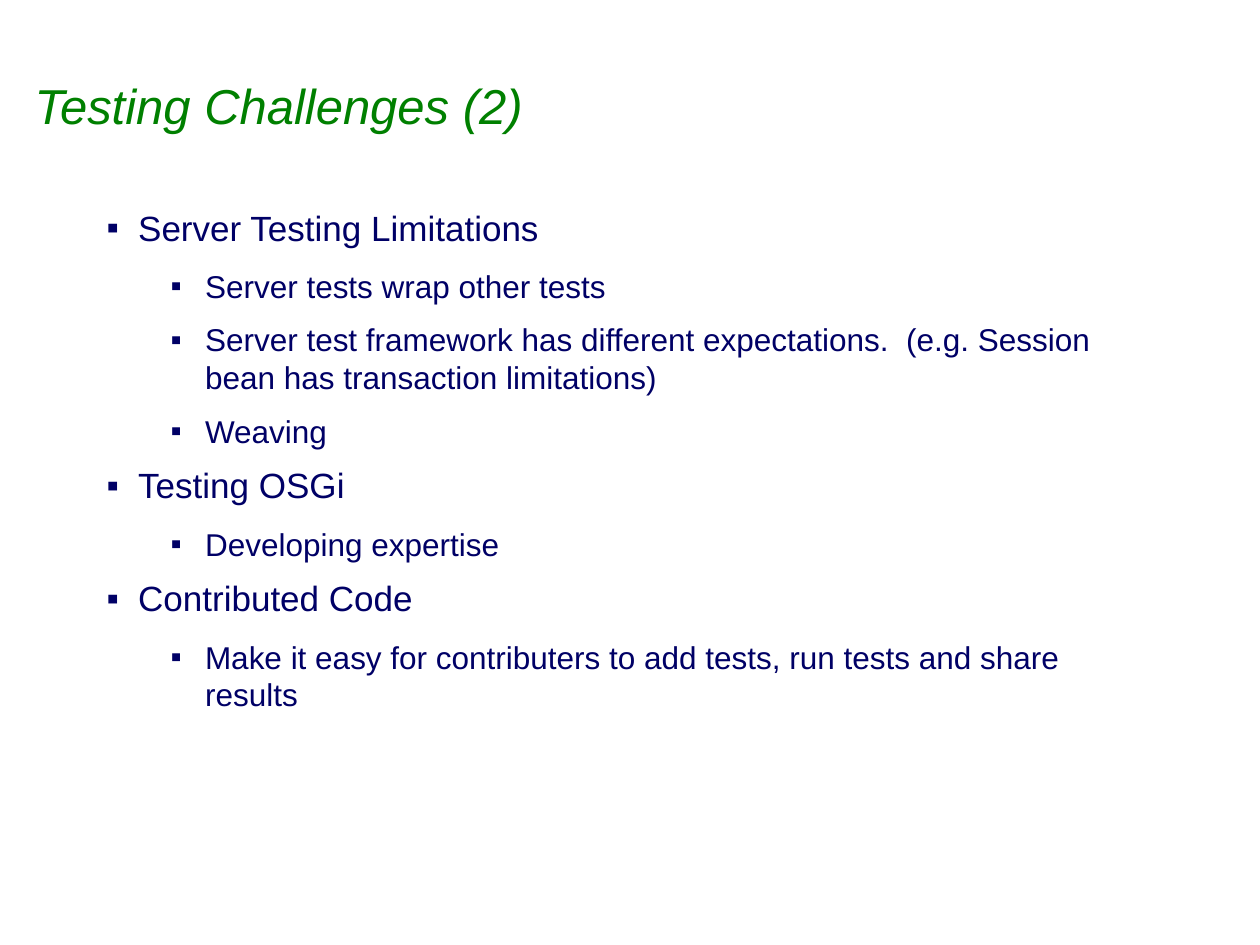
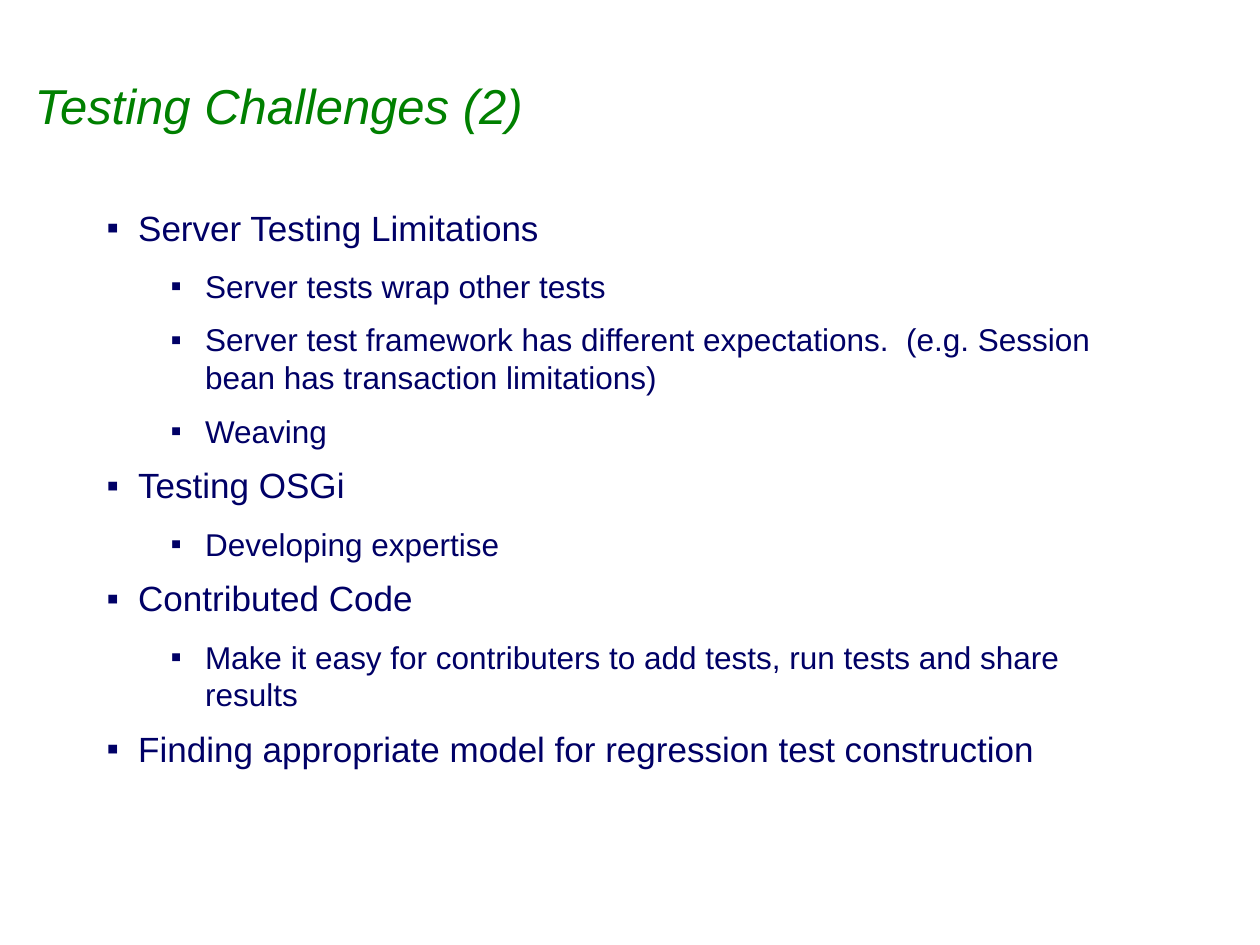
Before and after one commit to sabineheider/incubator, a slide deck: slide 7 of summit-2010/EclipseLink-Testing.ppt. Drawn at 1260x945 pixels with LibreOffice and Linux fonts; fonts in the diff are those of the drawing; background and template pictures are left out. Boxes give left, top, right and bottom in pixels: in the first picture for what was removed or moved away, otherwise in the second. Text is boxed around its words. In the diff, an @@ line names an element or a change of style, - is before the commit and + after.

Commit message:
Updates to Testing + rough OSGi

```diff
--- a/summit-2010/EclipseLink-Testing.ppt
+++ b/summit-2010/EclipseLink-Testing.ppt
@@ text at [138, 736, 1034, 769]: paragraph added @@
+▪ Finding appropriate model for regression test construction
```
Also in this commit, not shown: 2 other slides changed, 1 other file.
